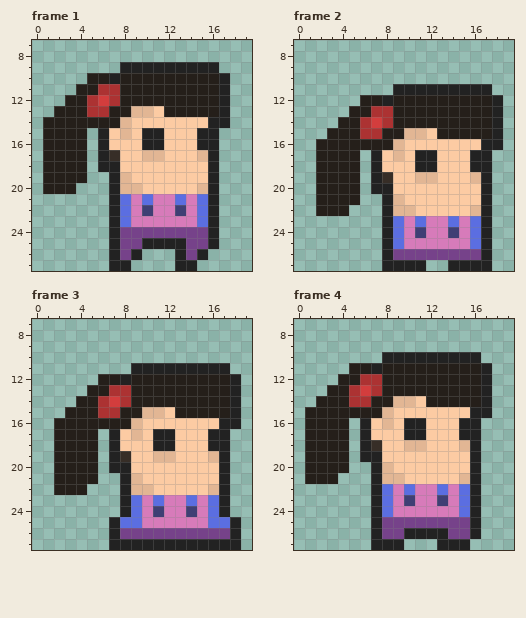
Two states of a pixel-art file, assets/0x72_DungeonTilesetII_v1.7/frames/girldavit.aseprite. The first picture shows the starting point.
21x28 pixels, 4 frames. Colours within 5 levels of each other are drawn and written as one. Shown: frame 1: x 0..19, y 7..27; frame 2: x 0..19, y 7..27; frame 3: x 0..19, y 7..27; frame 4: x 0..19, y 7..27.
New version:
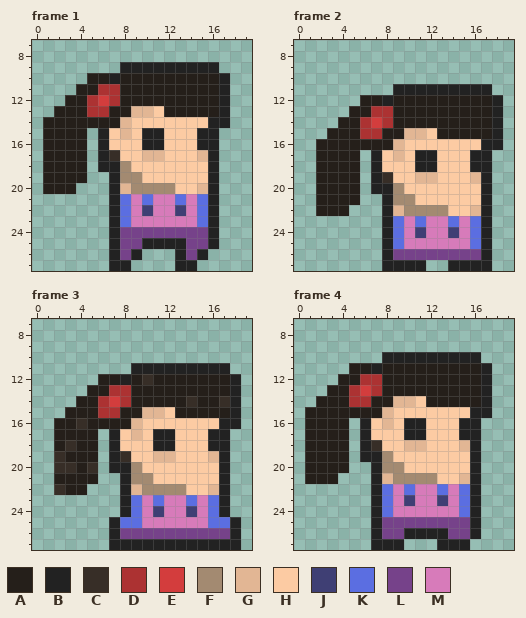
Palette (. is transparent): A #251f1a  B #222222  C #372e27  D #ac3232  E #d33d3d  F #a38a71  G #e2b694  H #fccba3  J #3f3f74  K #5b6ee1  L #76428a  M #d77bba
Difference:
Changed rows in their new state; - is an unchanged pixel.
Frame 1:
first column x 8:
18 F----
19 FF---
20 -FFFF
Frame 2:
first column x 9:
20 F----
21 FF---
22 -FFFF
Frame 3:
first column x 2:
12 --------C-------
14 ------------C--C
16 --C-------------
18 -C--------------
19 C---------------
20 CC-C---F--------
21 -------FF-------
22 C-------FFFF----
Frame 4:
first column x 8:
19 F----
20 FF---
21 -FFFF
Changed places in both pictures, as pixel boxes (x1, y1, x2, y2):
changed: (120, 161, 175, 194)
changed: (393, 183, 448, 216)
changed: (142, 374, 230, 407)
changed: (54, 418, 98, 495)
changed: (131, 462, 186, 495)
changed: (382, 451, 437, 484)
